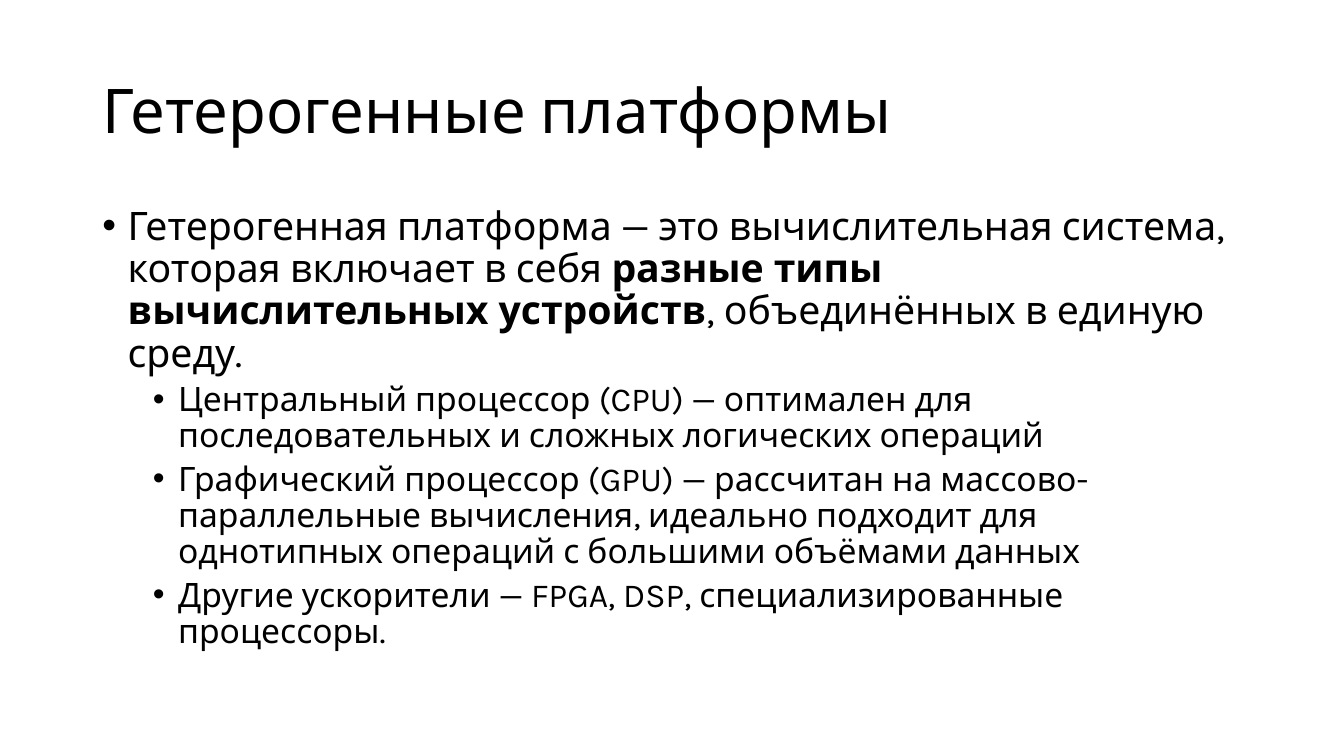
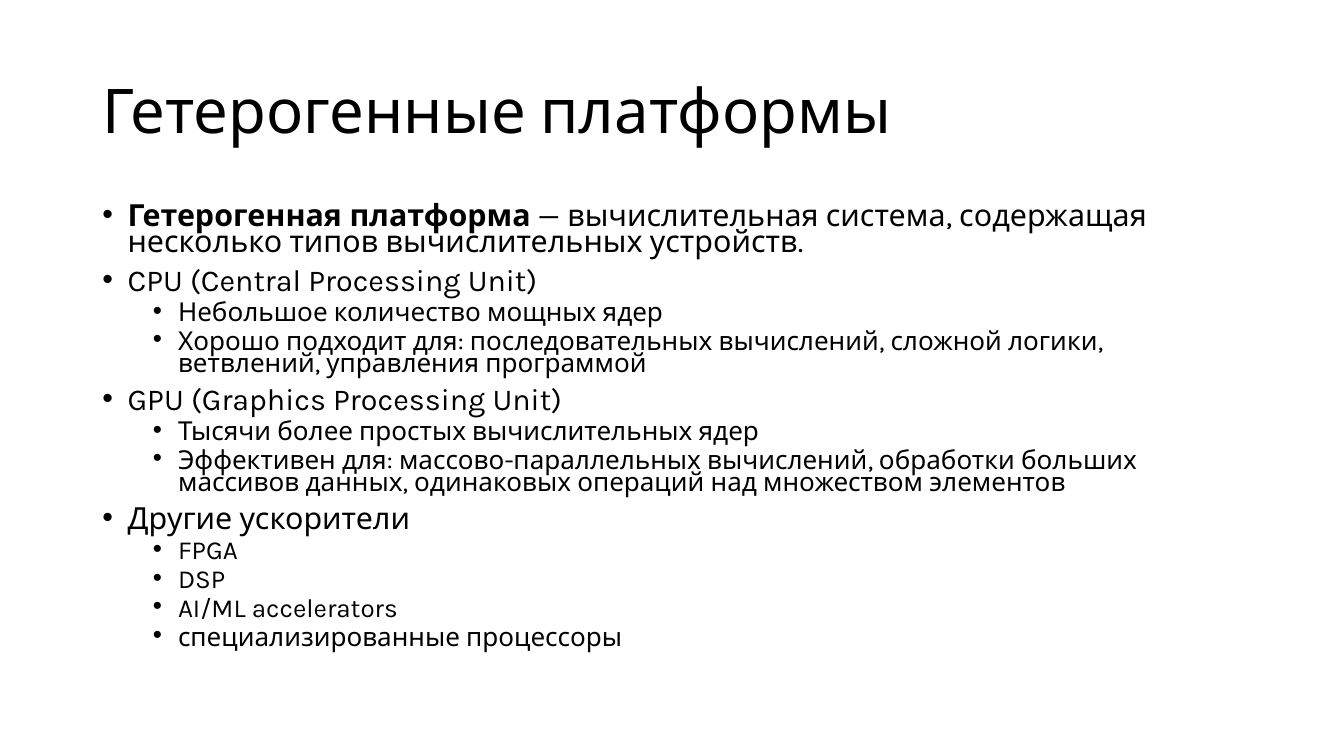
Before and after one commit to alexey-malov/pc, a slide deck: slide 2 of lectures/13/Open CL.pptx. Drawn at 1344x756 pixels with LibreOffice and Linux fonts; fonts in the diff are those of the drawing. Boxes give left, top, right and bottom in pixels: in the first picture for what was removed or moved away, otherwise in the second. Text is boxed around its words. In the diff, an @@ line names an element or a change of style, - is before the commit and + after.

```diff
--- a/lectures/13/Open CL.pptx
+++ b/lectures/13/Open CL.pptx
@@ text at [128,203,1147,652]: text changed; size 24 to 18.6 pt @@
-• Гетерогенная платформа — это вычислительная система, которая включает в себя разные типы вычислительных устройств, объединённых в единую среду.
-  • Центральный процессор (CPU) — оптимален для последовательных и сложных логических операций
-  • Графический процессор (GPU) — рассчитан на массово-параллельные вычисления, идеально подходит для однотипных операций с большими объёмами данных
-  • Другие ускорители — FPGA, DSP, специализированные процессоры.
+• Гетерогенная платформа — вычислительная система, содержащая несколько типов вычислительных устройств.
+• CPU (Central Processing Unit)
+  • Небольшое количество мощных ядер
+  • Хорошо подходит для: последовательных вычислений, сложной логики, ветвлений, управления программой
+• GPU (Graphics Processing Unit)
+  • Тысячи более простых вычислительных ядер
+  • Эффективен для: массово-параллельных вычислений, обработки больших массивов данных, одинаковых операций над множеством элементов
+• Другие ускорители
+  • FPGA
+  • DSP
+  • AI/ML accelerators
+  • специализированные процессоры
```
Also in this commit, not shown: 18 other slides changed, 29 slides added, 3 slides removed.
